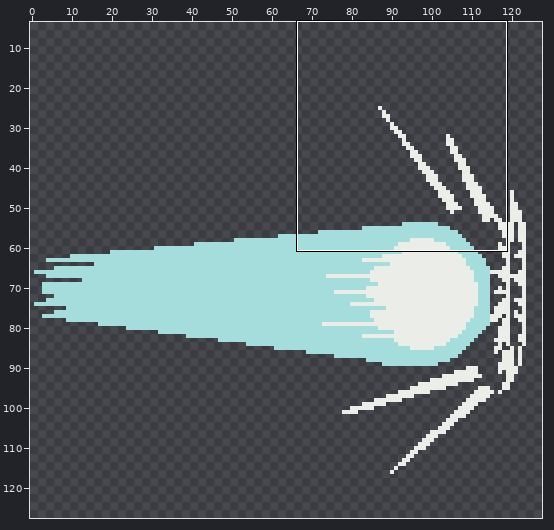
One commit to this pixel-art file: Assets/Comet/Comet.aseprite. The picture above shows the old version from afar; the outline marks the close-up.
Close-up. Before:
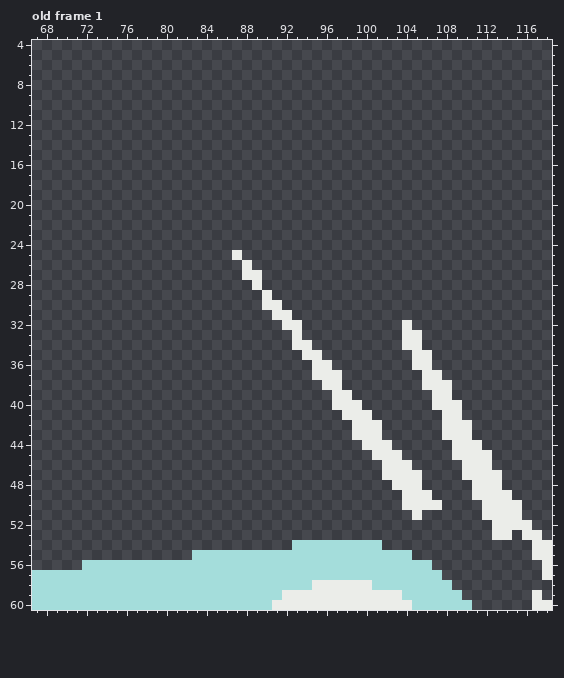
128x128 pixels, 1 frame. Shown: old frame 1: x 67..118, y 4..60. The wide view leaves out empty margins. The commit also changed other frames or places, which this record leaves out.
The same view after the edit:
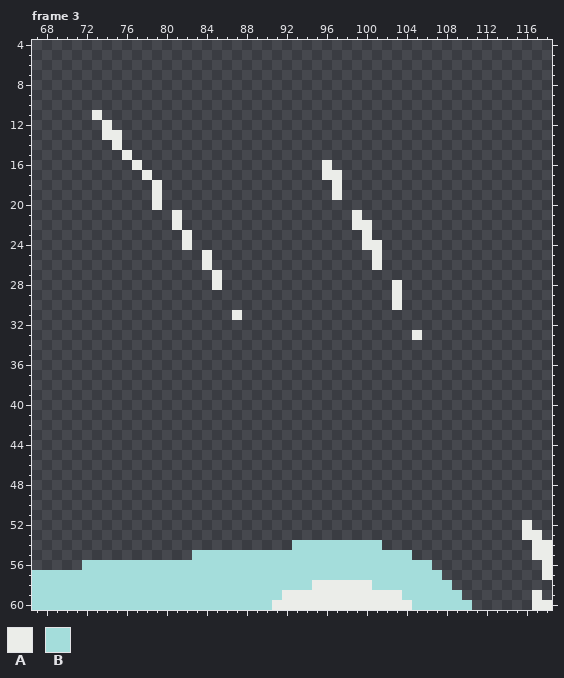
Palette (. is transparent): A #ebede9  B #a4dddb
A new or re-ordered frame is compared with the old frame closest to it.
The commit says: Animate Comets
Changes in this commit:
frames 1 -> 4
layer "Lines" now shown
Frame 3 is new; against old frame 1, layers "Circle", "Lines":
Colour A now appears in row 11 at x 73; in row 12 at x 74; in row 13 at x 74 to 75; in row 14 at x 75; in row 15 at x 76; in row 16 at x 77 and 96.
Colour A now appears in row 17 at x 78 and 96 to 97; in rows 18 to 19 at x 79 and 97; in row 20 at x 79; in row 21 at x 81 and 99; in row 22 at x 81 and 99 to 100; in row 23 at x 82 and 100.
Colour A now appears in row 24 at x 82 and 100 to 101; in rows 25 to 26 at x 84 and 101; in row 27 at x 85; in row 28 at x 85 and 103; in rows 29 to 30 at x 103; in row 31 at x 87.
Colour A is gone in row 25 at x 87; in row 26 at x 88; in row 27 at x 88 to 89; in row 28 at x 89; in row 29 at x 90; in row 30 at x 90 to 91.
Colour A is gone in row 31 at x 91 to 92; in row 32 at x 92 to 93 and 104; in row 33 at x 93 and 104; in row 34 at x 93 to 94 and 104 to 105; in row 35 at x 94 to 95 and 105 to 106; in row 36 at x 95 to 96 and 105 to 106.
Colour A is gone in row 37 at x 95 to 97 and 106 to 107; in row 38 at x 96 to 97 and 106 to 108; in row 39 at x 97 to 98 and 107 to 108; in row 40 at x 97 to 99 and 107 to 109; in row 41 at x 98 to 100 and 108 to 109; in rows 42 to 43 at x 99 to 101 and 108 to 110.
Colour A is gone in row 44 at x 100 to 102 and 109 to 111; in row 45 at x 101 to 103 and 109 to 112; in row 46 at x 102 to 104 and 110 to 112; in row 47 at x 102 to 105 and 110 to 113; in row 48 at x 103 to 105 and 111 to 113; in row 49 at x 104 to 106 and 111 to 114.
Colour A is gone in row 50 at x 104 to 107 and 112 to 115; in row 51 at x 105 and 112 to 115; in row 52 at x 113 to 115; in row 53 at x 113 to 114.
